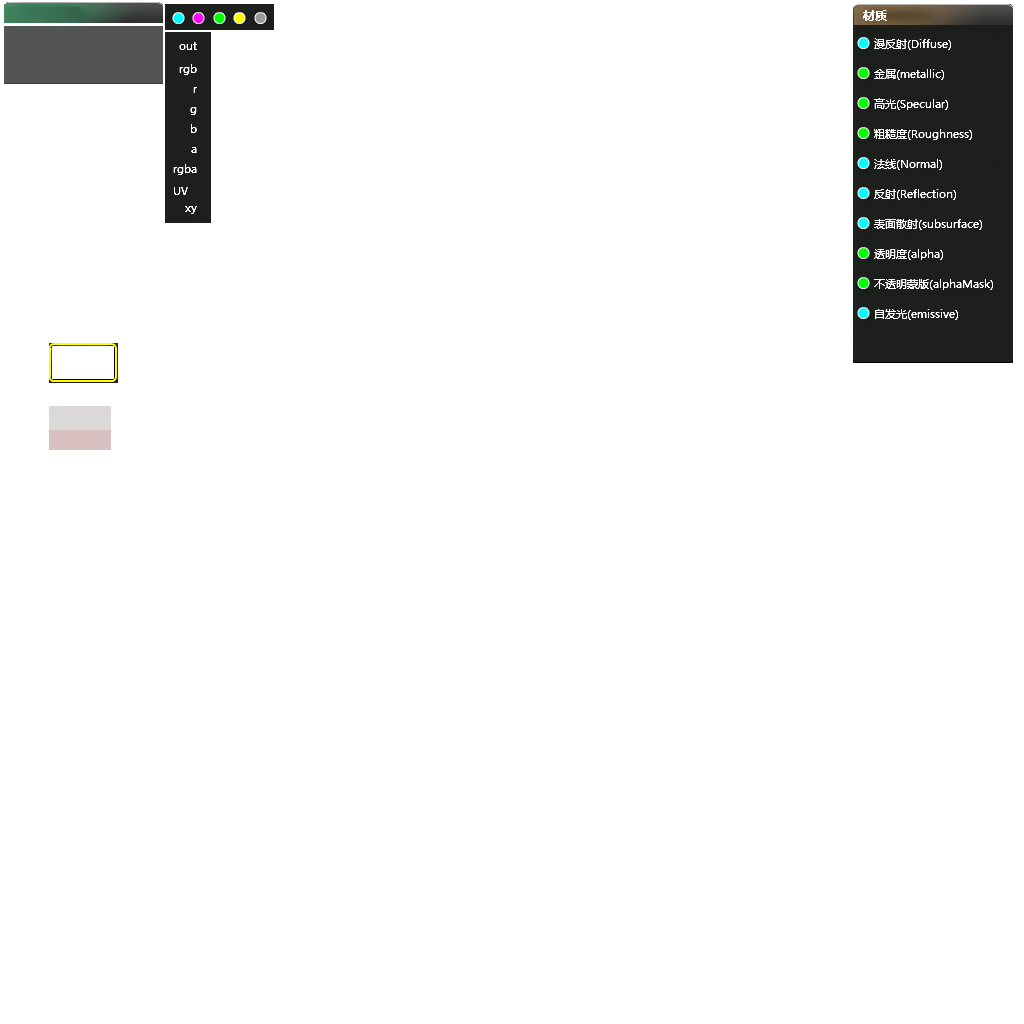
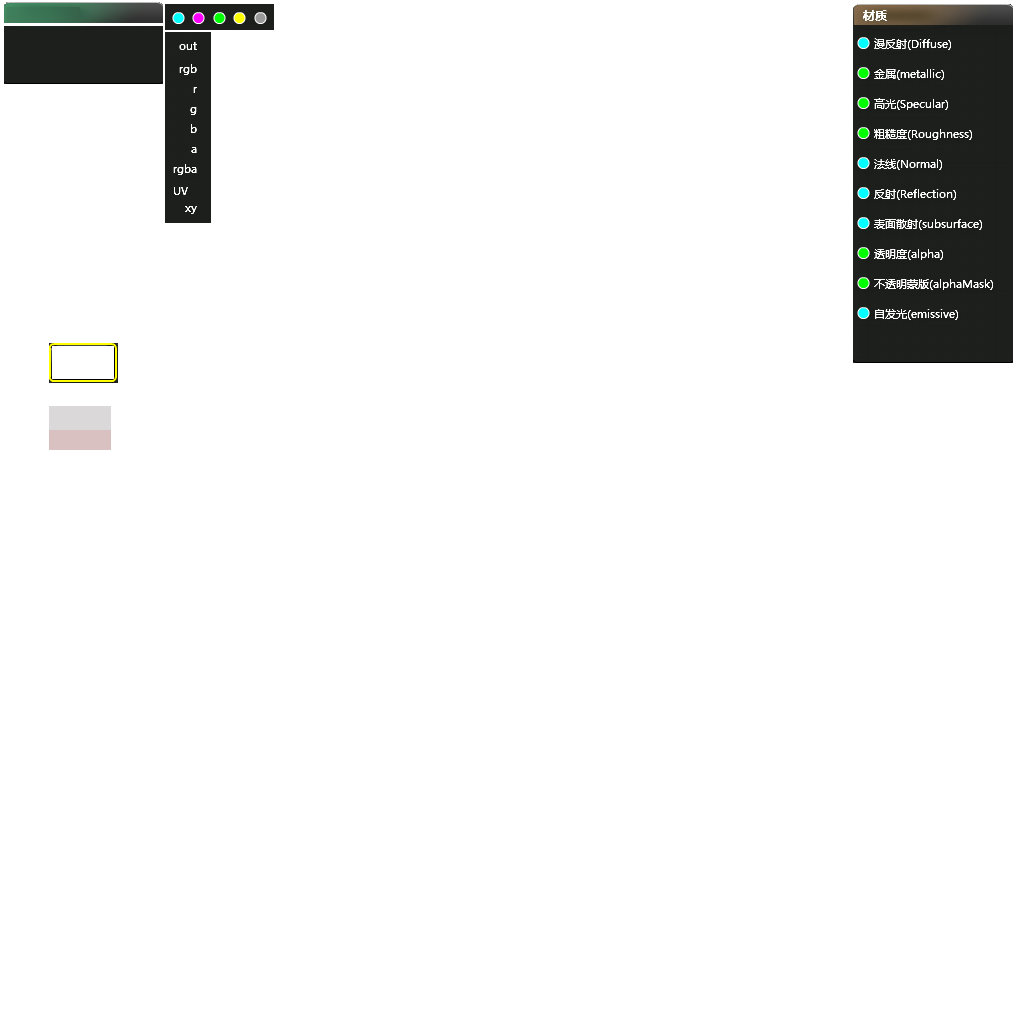
Layer changes from the first 1024px x 1024px image to the second:
"图层 18": opacity 76% → 100% over 4, 26, 163, 84
